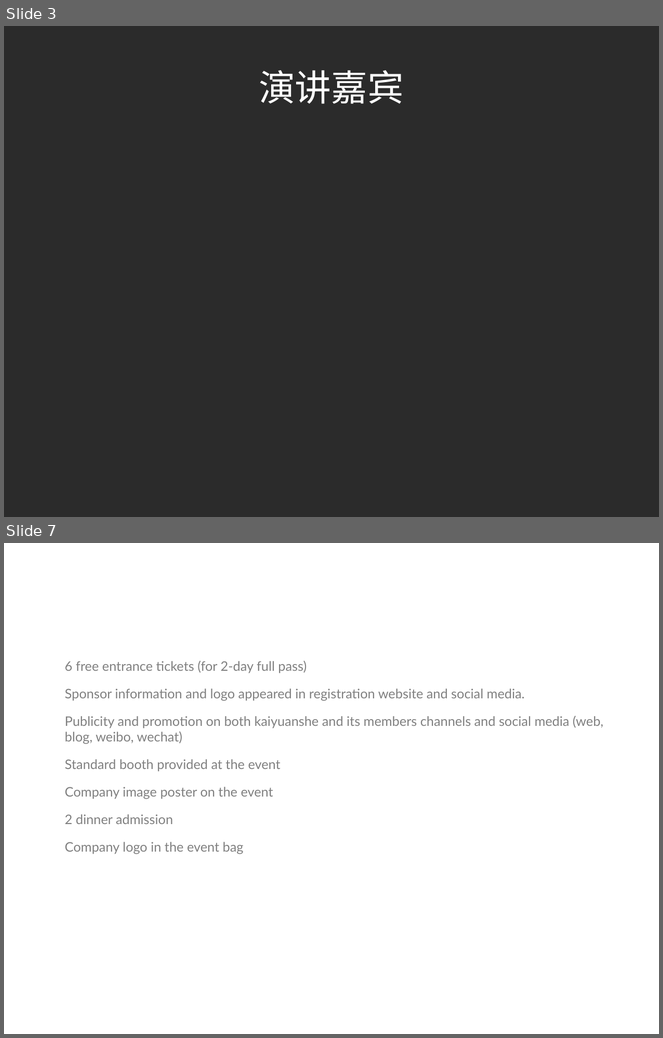
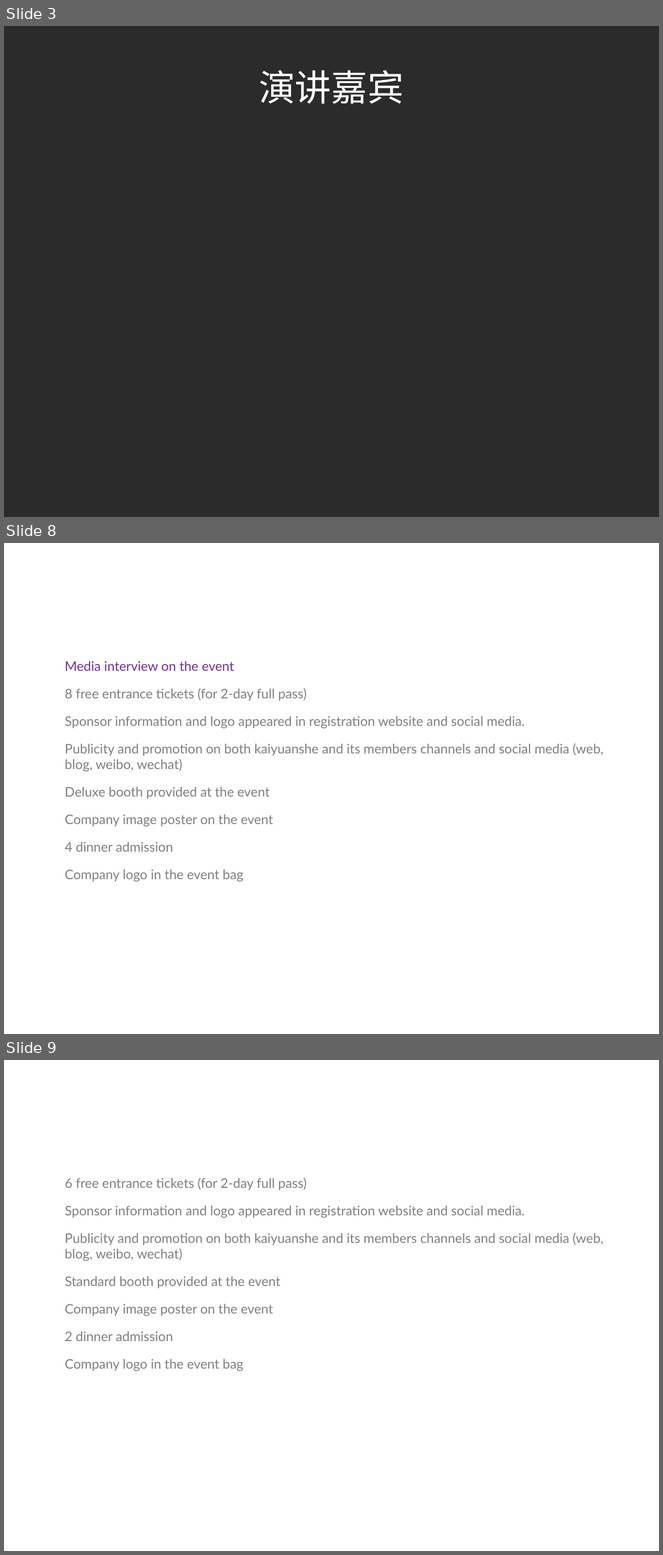
Before and after one commit to binli/coscon, a slide deck: 2016/coscon_proposal_2016.odp. Shown one above the other, each under a label of ours: slides 3 and 7 before the commit, slides 3, 8 and 9 after it; the slides between them are not shown. The pictures are 663x1038 and 663x1555 pixels, drawn with LibreOffice and Linux fonts; fonts in the diff are those of the drawing; background and template pictures are left out; a plain dark background stands for a picture behind light text. Boxes give left, top, right and bottom in pixels: in the first picture for what was removed or moved away, otherwise in the second. Text is boxed around its words. In the diff, an @@ line names an element or a change of style, - is before the commit and + after.

```diff
--- a/2016/coscon_proposal_2016.odp
+++ b/2016/coscon_proposal_2016.odp
@@ slide 8 added at (4,543,659,1034), background picture (left out) @@
@@ title added at (37,563,626,645), 44 pt, text #FFFFFF @@
+金牌 Gold
@@ text added at (65,661,604,882), 16 pt, text #808080 @@
+● Media interview on the event
+● 8 free entrance tickets (for 2-day full pass)
+● Sponsor information and logo appeared in registration website and social media.
+● Publicity and promotion on both kaiyuanshe and its members channels and social media (web, blog, weibo, wechat)
+● Deluxe booth provided at the event
+● Company image poster on the event
+● 4 dinner admission
+● Company logo in the event bag
@@ what was slide 7 is now slide 9 @@
```
Also in this commit, not shown: 3 slides changed, 2 other slides added, 1 slide removed, 1 other file.
